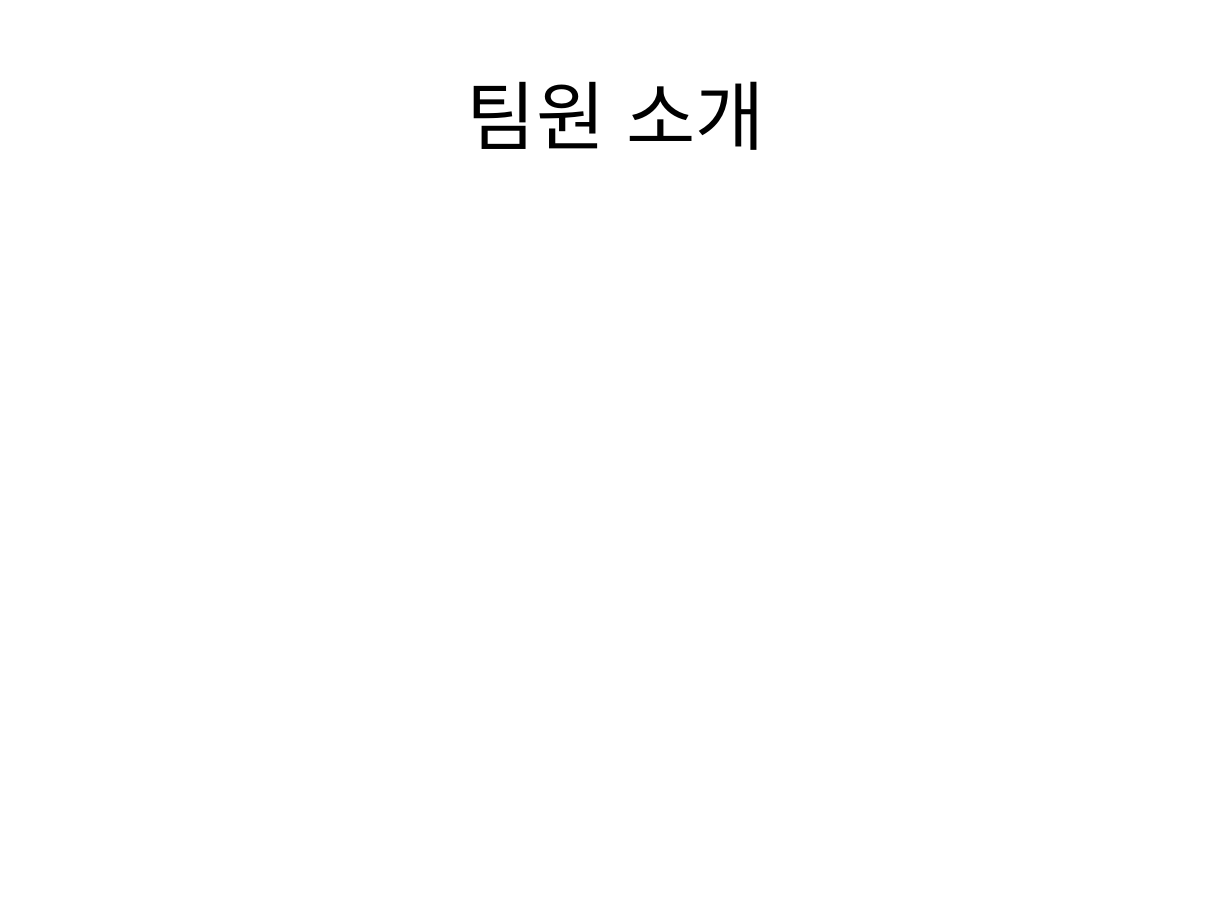
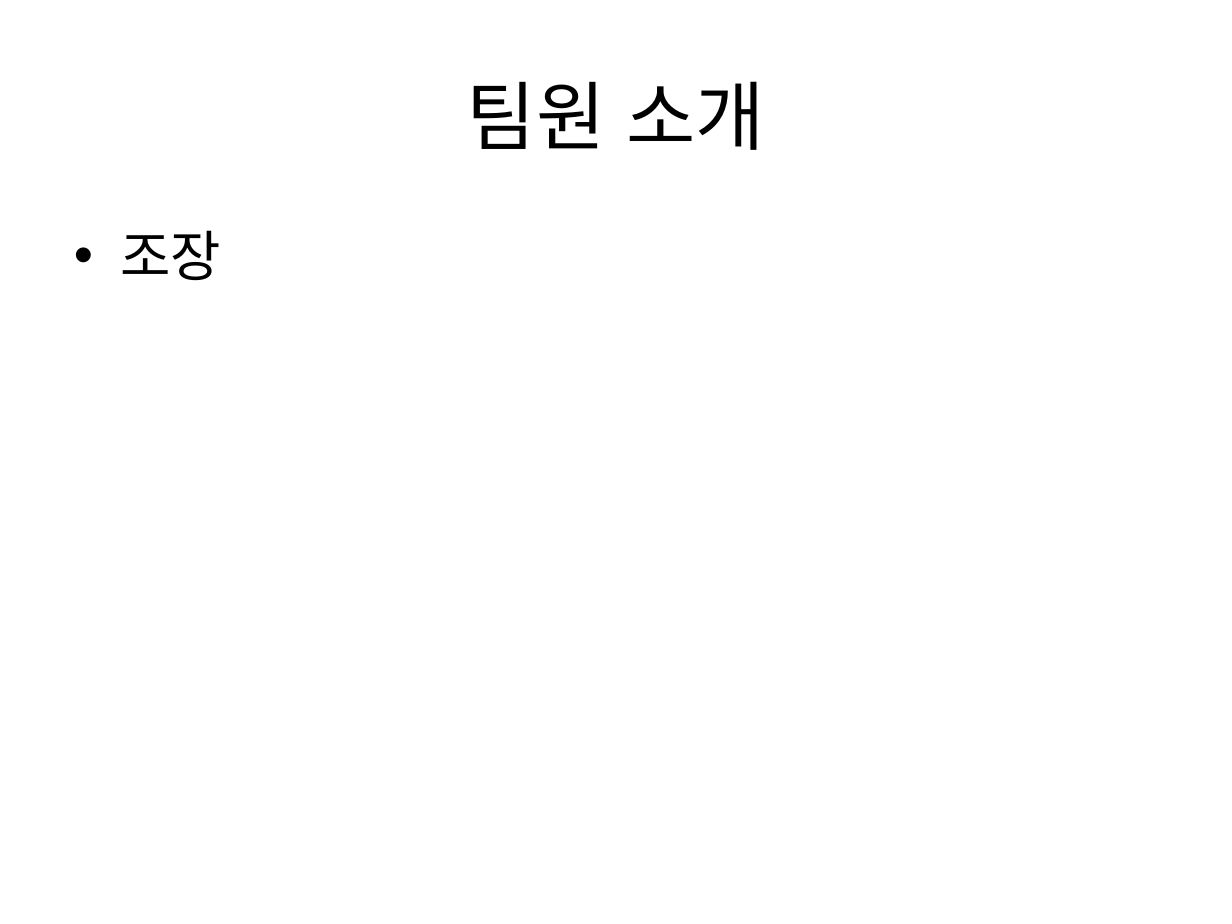
Before and after one commit to pasongsj/ideatone, a slide deck: slide 4 of ideatoneppt.pptx. Drawn at 1232x924 pixels with LibreOffice and Linux fonts; fonts in the diff are those of the drawing. Boxes give left, top, right and bottom in pixels: in the first picture for what was removed or moved away, otherwise in the second. Text is boxed around its words. In the diff, an @@ line names an element or a change of style, - is before the commit and + after.

```diff
--- a/ideatoneppt.pptx
+++ b/ideatoneppt.pptx
@@ text added at bbox=[120, 230, 221, 281], 32 pt, text #000000 @@
+• 조장
```
Also in this commit, not shown: 3 other slides changed.
